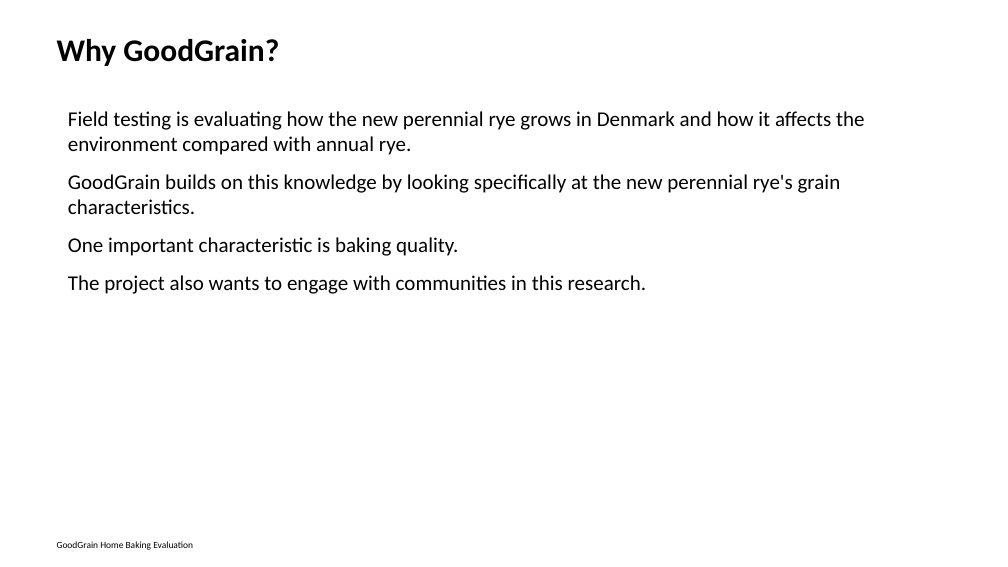
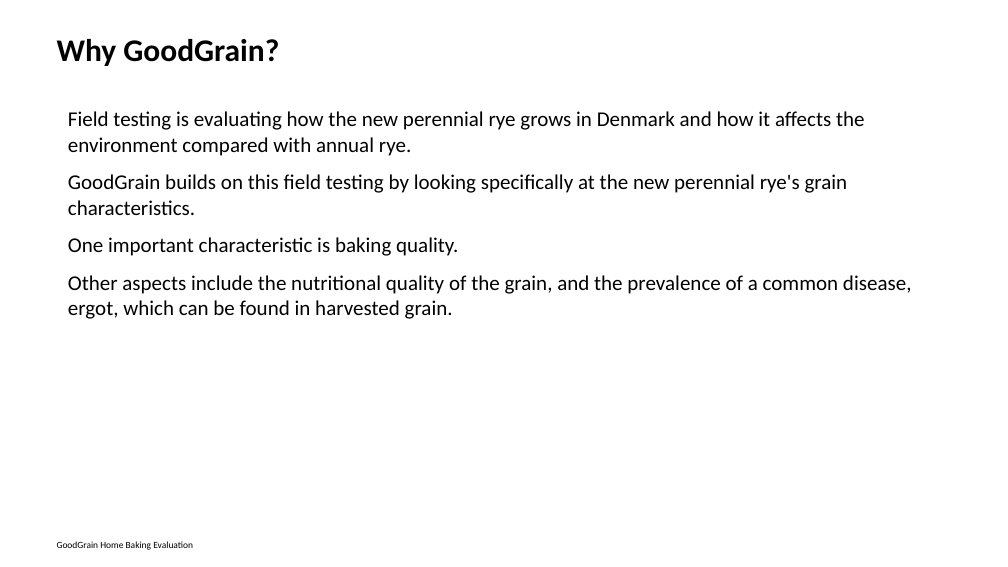
Before and after one commit to vanichols/GoodGrain, a slide deck: slide 6 of documents/informational sheet power point.pptx (slide 7 before the commit). Drawn at 1008x567 pixels with LibreOffice and Linux fonts; fonts in the diff are those of the drawing. Boxes give left, top, right and bottom in pixels: in the first picture for what was removed or moved away, otherwise in the second. Text is boxed around its words. In the diff, an @@ line names an element or a change of style, - is before the commit and + after.

```diff
--- a/documents/informational sheet power point.pptx
+++ b/documents/informational sheet power point.pptx
@@ text at (68, 174, 848, 215): text changed @@
-GoodGrain builds on this knowledge by looking specifically at the new perennial rye's grain characteristics.
+GoodGrain builds on this field testing by looking specifically at the new perennial rye's grain characteristics.
@@ text at (68, 275, 912, 319): text changed @@
-The project also wants to engage with communities in this research.
+Other aspects include the nutritional quality of the grain, and the prevalence of a common disease, ergot, which can be found in harvested grain.
```
Also in this commit, not shown: 14 other slides changed, 7 slides added, 1 slide removed, 4 other files.
